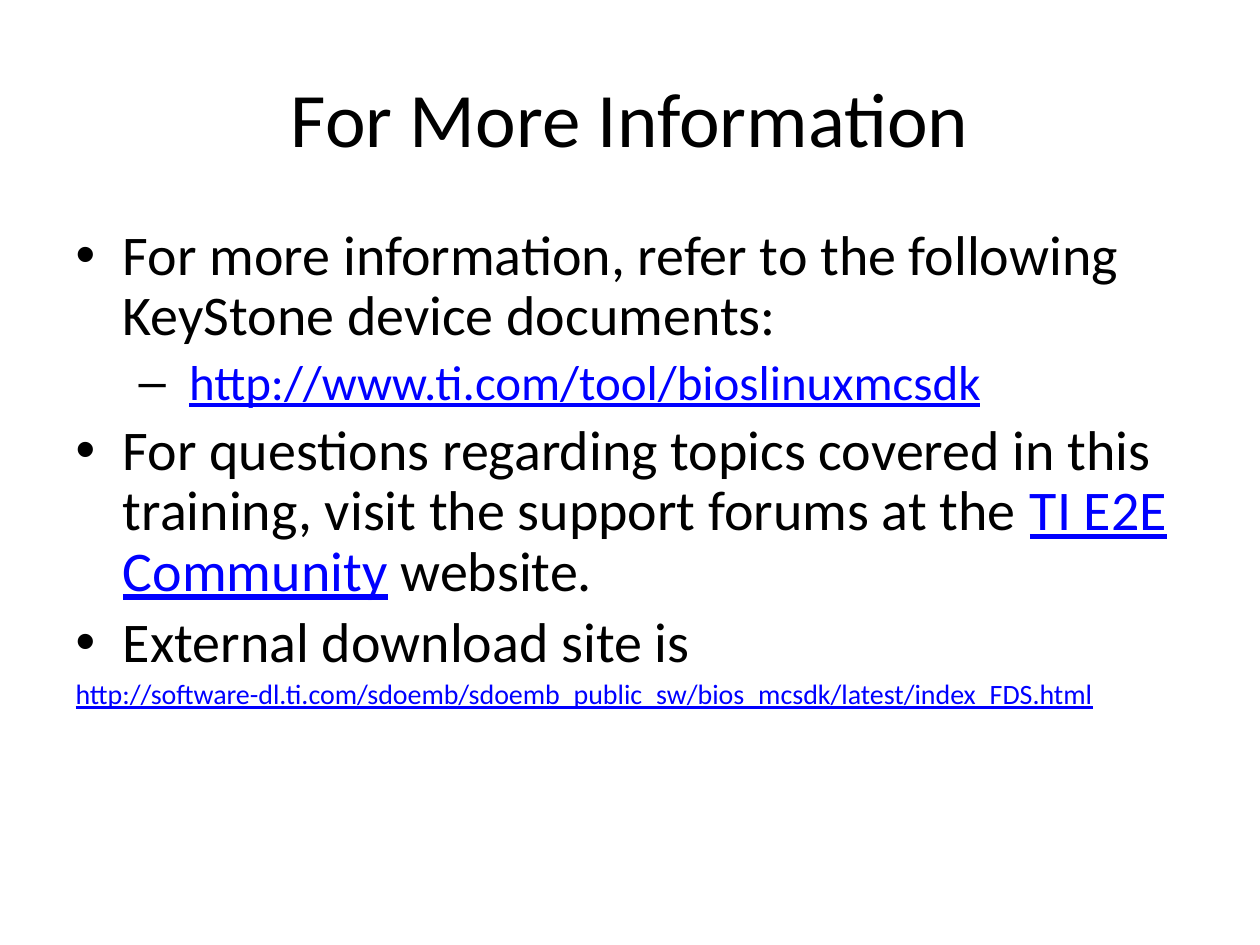
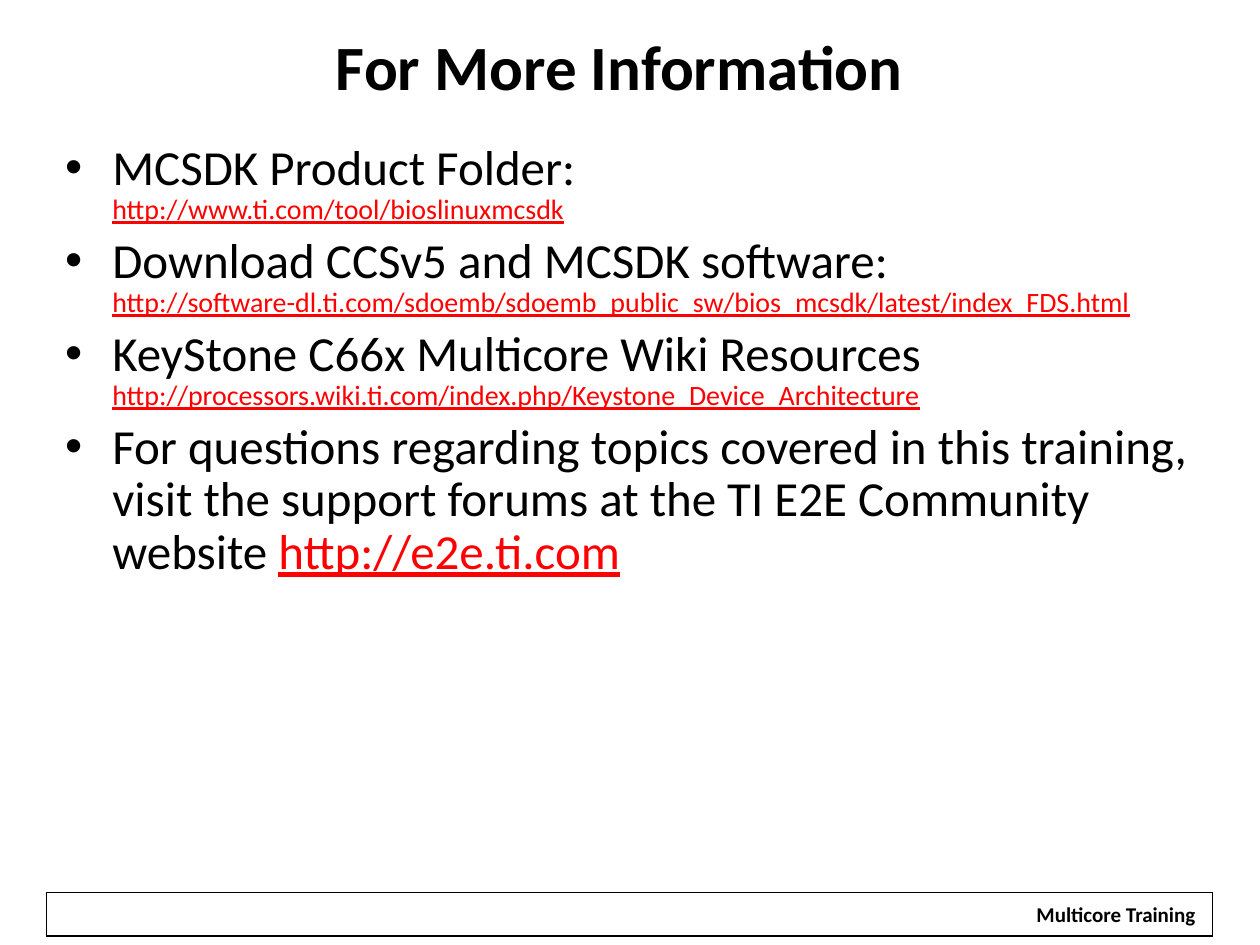
Before and after one commit to hari1989/keystone-workshop, a slide deck: slide 19 of preliminary/Introduction to KeyStone Software ECO.pptx (slide 17 before the commit). Drawn at 1260x945 pixels with LibreOffice and Linux fonts; fonts in the diff are those of the drawing; background and template pictures are left out. Boxes give left, top, right and bottom in pixels: in the first picture for what was removed or moved away, otherwise in the second. Text is boxed around its words. In the diff, an @@ line names an element or a change of style, - is before the commit and + after.

```diff
--- a/preliminary/Introduction to KeyStone Software ECO.pptx
+++ b/preliminary/Introduction to KeyStone Software ECO.pptx
@@ title "For More Information": place and size @@
-title "For More Information" at box(291, 93, 968, 148)
+title "For More Information" at box(336, 45, 903, 91)
@@ title "For More Information" at box(336, 45, 903, 91): size 44 to 36 pt, bold on @@
@@ text at box(112, 151, 1186, 577): text changed; size 32 to 28 pt; text colour #000000 to #FF0000 @@
-• For more information, refer to the following KeyStone device documents:
-  – http://www.ti.com/tool/bioslinuxmcsdk
-• For questions regarding topics covered in this training, visit the support forums at the TI E2E Community website.
-• External download site is
-http://software-dl.ti.com/sdoemb/sdoemb_public_sw/bios_mcsdk/latest/index_FDS.html
+• MCSDK Product Folder:
+  http://www.ti.com/tool/bioslinuxmcsdk
+• Download CCSv5 and MCSDK software:
+  http://software-dl.ti.com/sdoemb/sdoemb_public_sw/bios_mcsdk/latest/index_FDS.html
+• KeyStone C66x Multicore Wiki Resources http://processors.wiki.ti.com/index.php/Keystone_Device_Architecture
+• For questions regarding topics covered in this training, visit the support forums at the TI E2E Community website http://e2e.ti.com
@@ rectangle added at box(47, 892, 1213, 936), outline #000000 0.75 pt @@
@@ rectangle added at box(1023, 896, 1210, 934), fill #FFFFFF, 12 pt, text #000000, bold @@
+Multicore Training
```
Also in this commit, not shown: 12 other slides changed, 6 slides added, 4 slides removed.
